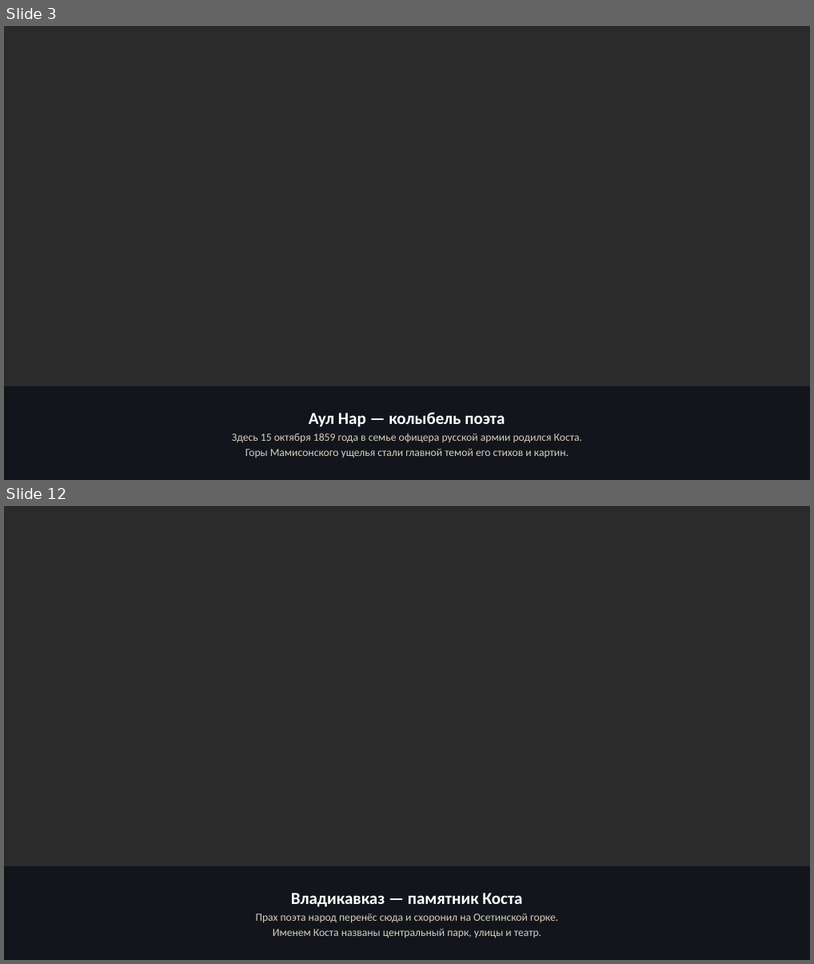
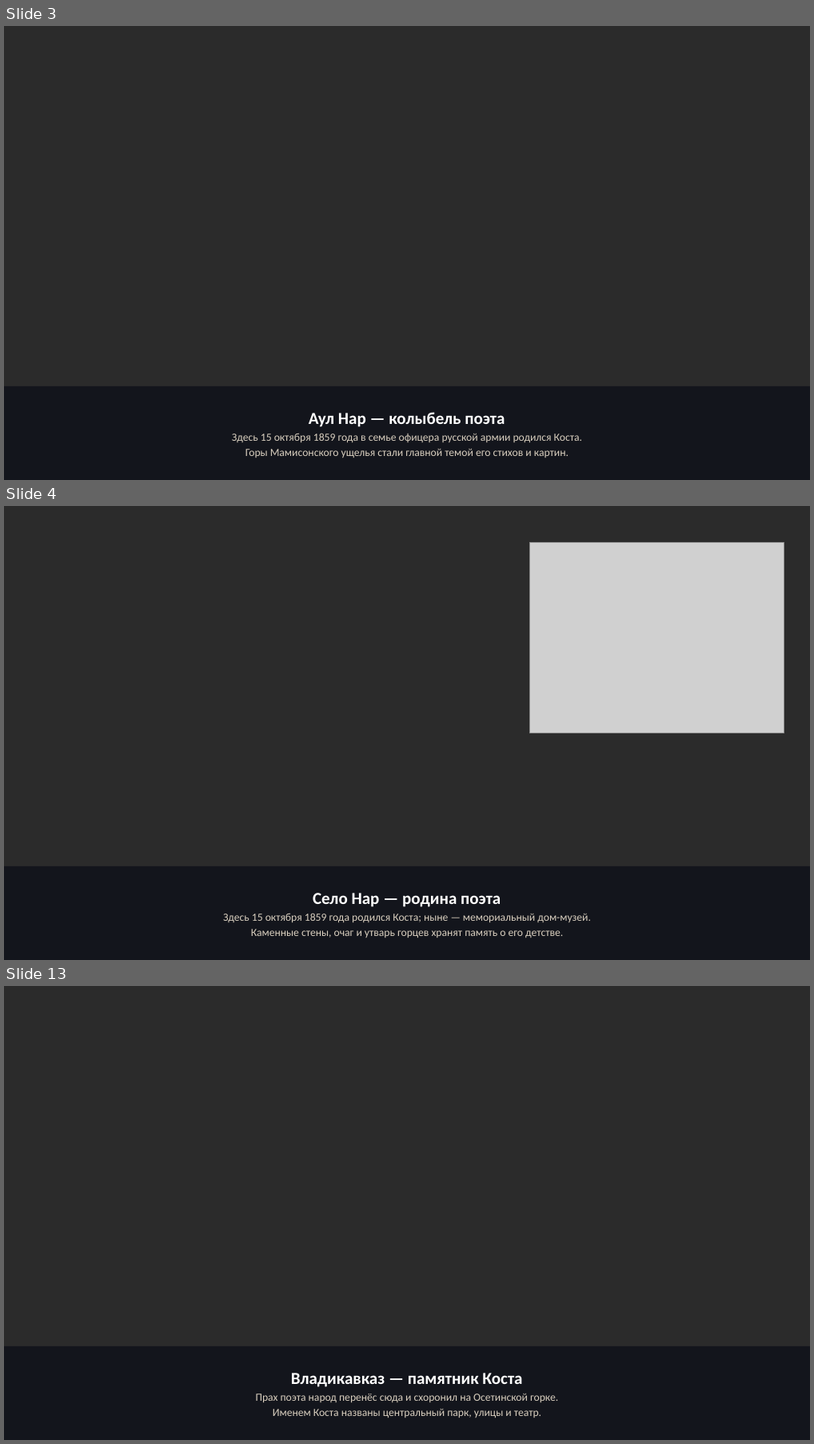
Before and after one commit to maksummatatov10-spec1231/prezent, a slide deck: Kosta_Hetagurov.pptx. Shown one above the other, each under a label of ours: slides 3 and 12 before the commit, slides 3, 4 and 13 after it; the slides between them are not shown. The pictures are 814x964 and 814x1444 pixels, drawn with LibreOffice and Linux fonts; fonts in the diff are those of the drawing; grey boxes stand for pictures; background and template pictures are left out; a plain dark background stands for a picture behind light text. Boxes give left, top, right and bottom in pixels: in the first picture for what was removed or moved away, otherwise in the second. Text is boxed around its words. In the diff, an @@ line names an element or a change of style, - is before the commit and + after.

Commit message:
Коста Хетагуров v4: слайд села Нар и Осетинская церковь вместо универа
- новый слайд: село Нар — родина поэта, вид села и интерьер дома-музея
- слайд про университет заменён на «Осетинская горка — последний приют
  поэта» с фото Осетинской церкви Рождества Богородицы
- всего 15 слайдов, нумерация и переходы обновлены

```diff
--- a/Kosta_Hetagurov.pptx
+++ b/Kosta_Hetagurov.pptx
@@ slide 4 added at box(4, 506, 810, 960), background picture (left out) @@
@@ picture added at box(530, 542, 784, 733) @@
@@ rectangle added at box(4, 866, 810, 960), fill #050814 at 62% opacity @@
@@ text added at box(223, 892, 591, 937), 13 pt, text #D8CEBE @@
+Село Нар — родина поэта
+Здесь 15 октября 1859 года родился Коста; ныне — мемориальный дом-музей.
+Каменные стены, очаг и утварь горцев хранят память о его детстве.
@@ what was slide 12 is now slide 13 @@
```
Also in this commit, not shown: 9 slides changed, 1 other slide added, 1 slide removed, 7 other files.
